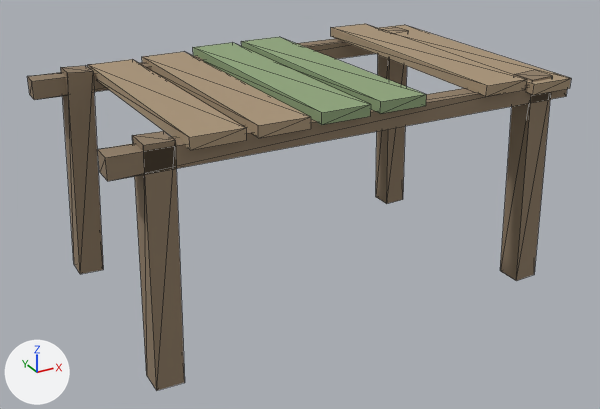
The glTF model client/models/wetland/Boardwalk_B.glb as it was, and as the next commit left it.
One viewpoint serves both versions: a 50 mm lens placed at (-3.31, -6.07, 2.36), pointed at (-0.03, -0.12, -0.62). Arrows for +X, +Y and +Z are at lower left; the lights stay in place. The older version comes first. Mesh edges are drawn as thin lines. Vertices at exactly the same position are counted once.

The older version as bpy lines, for what is in view:
```python
mat_boardwalk_b_1 = principled_material('Boardwalk_B_1')
mat_boardwalk_b_1.base_color = (0.4, 0.298, 0.188)  # beige #aa9478
mat_boardwalk_b_1.roughness = 0.94
mat_boardwalk_b_2 = principled_material('Boardwalk_B_2')
mat_boardwalk_b_2.base_color = (0.278, 0.38, 0.2)  # greyish green #90a67c
mat_boardwalk_b_2.roughness = 0.94
me_geometry_0 = bpy.data.meshes.new('geometry_0')
me_geometry_0.from_pydata(...)  # 48 vertices, 72 faces; spans x -2.0..2.0, y -1.13..1.13, z -1.35..0.55
me_geometry_0.materials.append(mat_boardwalk_b_0)  # brown #8e7c65
me_geometry_1 = bpy.data.meshes.new('geometry_1')
me_geometry_1.from_pydata(...)  # 32 vertices, 48 faces; spans x -1.46..1.96, y -1.2..1.2, z 0.44..0.61
me_geometry_1.materials.append(mat_boardwalk_b_1)  # beige #aa9478
me_geometry_2 = bpy.data.meshes.new('geometry_2')
me_geometry_2.from_pydata(...)  # 16 vertices, 24 faces; spans x -0.46..0.46, y -1.2..1.2, z 0.49..0.6
me_geometry_2.materials.append(mat_boardwalk_b_2)  # greyish green #90a67c
ob_boardwalk_b_0 = bpy.data.objects.new('Boardwalk_B_0', me_geometry_0)
ob_boardwalk_b_0.location = (0.0, 0.0, 0.0)
ob_boardwalk_b_1 = bpy.data.objects.new('Boardwalk_B_1', me_geometry_1)
ob_boardwalk_b_1.location = (0.0, 0.0, 0.0)
ob_boardwalk_b_2 = bpy.data.objects.new('Boardwalk_B_2', me_geometry_2)
ob_boardwalk_b_2.location = (0.0, 0.0, 0.0)
```
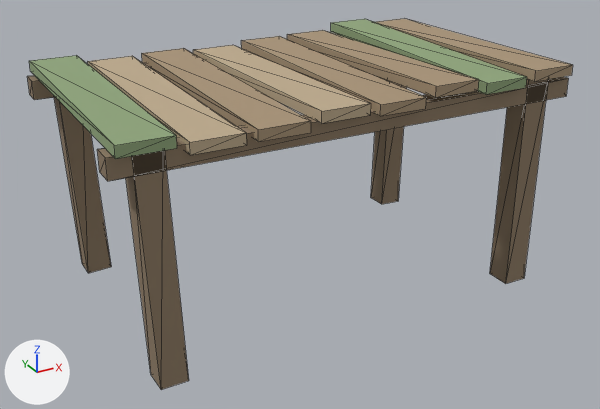
Pixel boxes [x1, y1, x2, y2] of what changed, in the pictures (600 x 409 px; the box of a moved part takes in the faces that stretch with it):
'Boardwalk_B_0', reshaped: before [27, 27, 567, 391]; after [27, 62, 568, 390]
'Boardwalk_B_1', recoloured, reshaped (11% taller): before [88, 24, 571, 150]; after [29, 19, 527, 159]
'Boardwalk_B_3', added (beige): after [142, 19, 573, 142]
'Boardwalk_B_2', recoloured, reshaped (greyish green to beige, 21% wider, 25% taller): before [193, 37, 426, 125]; after [88, 45, 371, 155]
part 1 of me_geometry_0, moved or reshaped: before [61, 66, 103, 274]; after [54, 97, 111, 273]
part 2 of me_geometry_0, moved or reshaped: before [132, 131, 185, 391]; after [126, 151, 189, 390]
part 3 of me_geometry_0, moved or reshaped: before [376, 27, 407, 204]; after [371, 77, 407, 204]
part 4 of me_geometry_0, moved or reshaped: before [500, 70, 552, 281]; after [490, 79, 548, 284]
part 5 of me_geometry_1, moved or reshaped: before [331, 24, 527, 97]; after [29, 55, 177, 159]
part 6 of me_geometry_1, moved or reshaped: before [379, 25, 571, 95]; after [331, 19, 527, 94]
part 7 of me_geometry_1, deleted (beige): before [88, 59, 246, 150]
part 8 of me_geometry_1, deleted (beige): before [142, 52, 311, 138]
part 9 of me_geometry_2, moved or reshaped: before [193, 42, 371, 125]; after [88, 56, 247, 155]
part 10 of me_geometry_2, moved or reshaped: before [241, 37, 426, 114]; after [193, 45, 371, 124]

The change, as a diff of the scene's bpy script:
```diff
--- a/client/models/wetland/Boardwalk_B.glb.py
+++ b/client/models/wetland/Boardwalk_B.glb.py
@@ mat_boardwalk_b_1 @@
 mat_boardwalk_b_1 = principled_material('Boardwalk_B_1')
-mat_boardwalk_b_1.base_color = (0.4, 0.298, 0.188)  # beige #aa9478
+mat_boardwalk_b_1.base_color = (0.278, 0.38, 0.2)  # greyish green #90a67c
 mat_boardwalk_b_1.roughness = 0.94
@@ mat_boardwalk_b_2 @@
 mat_boardwalk_b_2 = principled_material('Boardwalk_B_2')
-mat_boardwalk_b_2.base_color = (0.278, 0.38, 0.2)  # greyish green #90a67c
+mat_boardwalk_b_2.base_color = (0.522, 0.412, 0.271)  # beige #bfac8e
 mat_boardwalk_b_2.roughness = 0.94
@@ me_geometry_0 @@
 me_geometry_0.from_pydata(...)  # 48 vertices, 72 faces; spans x -2.0..2.0, y -1.13..1.13, z -1.35..0.55
+# me_geometry_0 part 1: the loose piece of 8 vertices spanning x -1.8..-1.49, y 0.91..1.13, z -1.35..0.55 is turned -5.3 degrees about the y axis through its middle, then moved by (-0.01, 0.0, 0.0)
+# me_geometry_0 part 2: the loose piece of 8 vertices spanning x -1.79..-1.53, y -1.13..-0.91, z -1.35..0.55 is turned -3.5 degrees about the y axis through its middle, then moved by (-0.02, 0.0, 0.0)
+# me_geometry_0 part 3: the loose piece of 8 vertices spanning x 1.58..1.85, y 0.91..1.13, z -1.35..0.55 is turned 3 degrees about the y axis through its middle, then moved by (-0.02, 0.0, 0.0)
+# me_geometry_0 part 4: the loose piece of 8 vertices spanning x 1.59..1.89, y -1.13..-0.91, z -1.35..0.55 is turned 2.5 degrees about the y axis through its middle, then moved by (-0.08, 0.0, 0.0)
 me_geometry_0.materials.append(mat_boardwalk_b_0)
@@ me_geometry_1 @@
-me_geometry_1.from_pydata(...)  # 32 vertices, 48 faces; spans x -1.46..1.96, y -1.2..1.2, z 0.44..0.61
+me_geometry_1.from_pydata(...)  # 16 vertices, 24 faces; spans x -1.96..1.46, y -1.2..1.2, z 0.52..0.66
+# me_geometry_1 part 5: the loose piece of 8 vertices spanning x 1.04..1.46, y -1.2..1.2, z 0.5..0.61 is moved by (-3.0, 0.0, 0.02)
+# me_geometry_1 part 6: the loose piece of 8 vertices spanning x 1.54..1.96, y -1.2..1.2, z 0.44..0.55 is turned 0.8 degrees about the x axis through its middle, then moved by (-0.5, 0.0, 0.09)
+# me_geometry_1 part 7: the loose piece of 8 vertices spanning x -1.46..-1.04, y -1.2..1.2, z 0.44..0.58 is deleted
+# me_geometry_1 part 8: the loose piece of 8 vertices spanning x -0.95..-0.55, y -1.2..1.2, z 0.46..0.58 is deleted
 me_geometry_1.materials.append(mat_boardwalk_b_1)
@@ me_geometry_2 @@
-me_geometry_2.from_pydata(...)  # 16 vertices, 24 faces; spans x -0.46..0.46, y -1.2..1.2, z 0.49..0.6
+me_geometry_2.from_pydata(...)  # 16 vertices, 24 faces; spans x -1.46..-0.05, y -1.2..1.2, z 0.45..0.6
+# me_geometry_2 part 9: the loose piece of 8 vertices spanning x -0.46..-0.05, y -1.2..1.2, z 0.49..0.59 is turned 0.9 degrees about the x axis through its middle, then moved by (-1.0, 0.0, -0.03)
+# me_geometry_2 part 10: the loose piece of 8 vertices spanning x 0.05..0.46, y -1.2..1.2, z 0.49..0.6 is turned -0.7 degrees about the x axis through its middle, then moved by (-0.5, 0.0, -0.01)
 me_geometry_2.materials.append(mat_boardwalk_b_2)
@@ ob_boardwalk_b_3 @@
+ob_boardwalk_b_3 = bpy.data.objects.new('Boardwalk_B_3', me_geometry_3)  # 32 vertices, 48 faces; spans x -0.96..1.96, y -1.2..1.2, z 0.46..0.65; in mat_boardwalk_b_3 (beige #aa9478)
+ob_boardwalk_b_3.location = (0.0, 0.0, 0.0)
```
